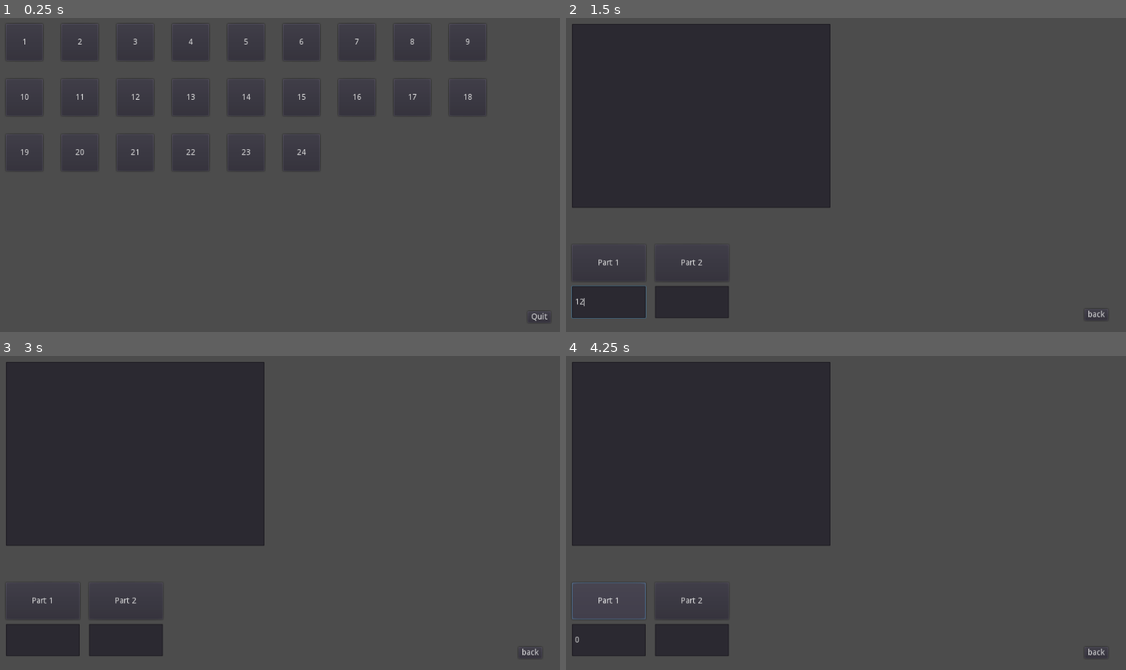
Above: before the commit, frames 1-4 (two rows, left to right).
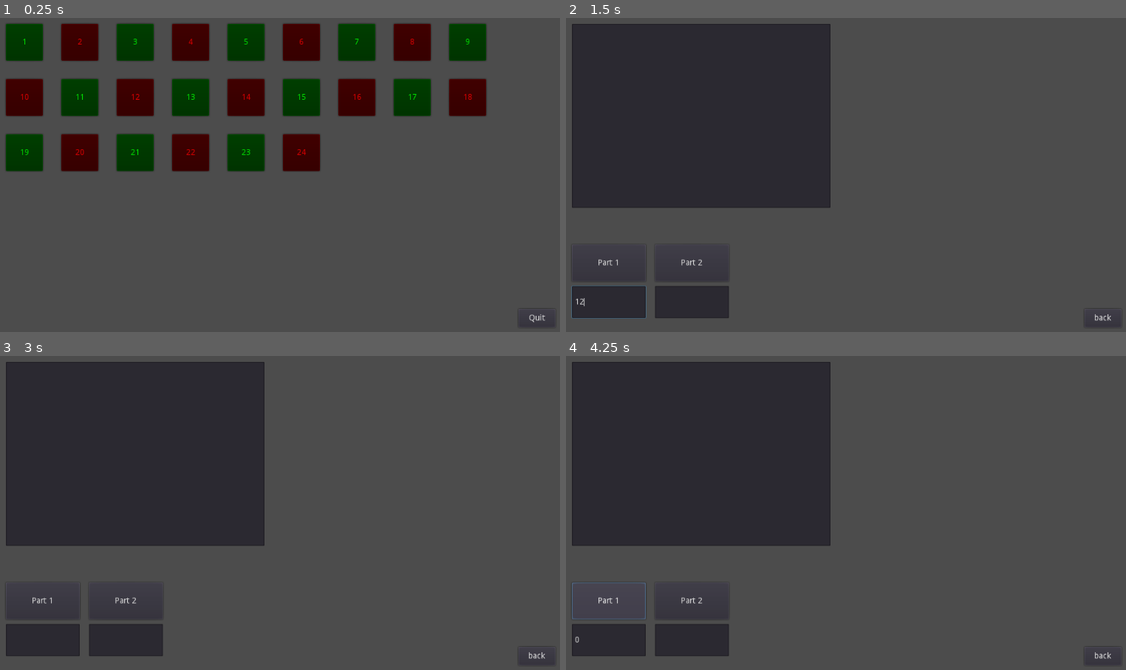
Above: after the commit, the same moments.

Repository: FailedCode/adventofcode-2021
Game: Godot game, scene res://Scenes/MainScene.tscn
The game is run twice, just before and just after one commit, with the same random seed, the same clock (stepped at 60 frames per second) and the same inputs.
Inputs (mouse positions are in pixels of both pictures, inside the frame that each line leads up to):
- Up to frame 1 (0.25 s): no input
- Up to frame 2 (1.5 s): click "1" at 0.5 s; click (610, 300) at 1.27 s; type "12" at 1.35 s
- Up to frame 3 (3 s): click (123, 638) at 1.5 s; type "12" at 1.58 s; click (134, 453) at 1.73 s; type "12" at 1.82 s; click "back" at 2 s; click "2" at 2.75 s
- Up to frame 4 (4.25 s): click "Part 1" at 3.5 s

The runs differ from the first frame. In frame 1, 19% of the frame differs, in the area x 1-99%, y 1-99%; in frame 2, less than 0.1%; in frame 3, less than 0.1%; in frame 4, less than 0.1%.

Commit message:
visual improvements

Diff:
--- a/Scenes/Day.tscn
+++ b/Scenes/Day.tscn
@@ -52,8 +52,8 @@
 [node name="back" type="Button" parent="."]
 margin_left = 952.0
 margin_top = 560.0
-margin_right = 993.0
-margin_bottom = 580.0
+margin_right = 1016.0
+margin_bottom = 592.0
 text = "back"
 __meta__ = {
 "_edit_use_anchors_": false
--- a/Scenes/MainScene.gd
+++ b/Scenes/MainScene.gd
@@ -19,6 +19,10 @@
 		button.rect_position = Vector2(
 			size + size * col + size * 0.5 * col,
 			size + size * row + size * 0.5 * row)
+		if day % 2 == 0:
+			button.set_modulate(Color(1, 0, 0, 1))
+		else:
+			button.set_modulate(Color(0, 1, 0, 1))
 		button.connect("button_up", self, "_on_day_button_pressed", [String(day)])
 		add_child(button)
 		col += 1
--- a/Scenes/MainScene.tscn
+++ b/Scenes/MainScene.tscn
@@ -13,12 +13,11 @@
 }
 
 [node name="ButtonEnd" type="Button" parent="HUD"]
-margin_left = 968.0
-margin_top = 564.0
-margin_right = 1008.0
-margin_bottom = 584.0
+margin_left = 952.0
+margin_top = 560.0
+margin_right = 1016.0
+margin_bottom = 592.0
 text = "Quit"
-align = 2
 __meta__ = {
 "_edit_use_anchors_": false
 }
